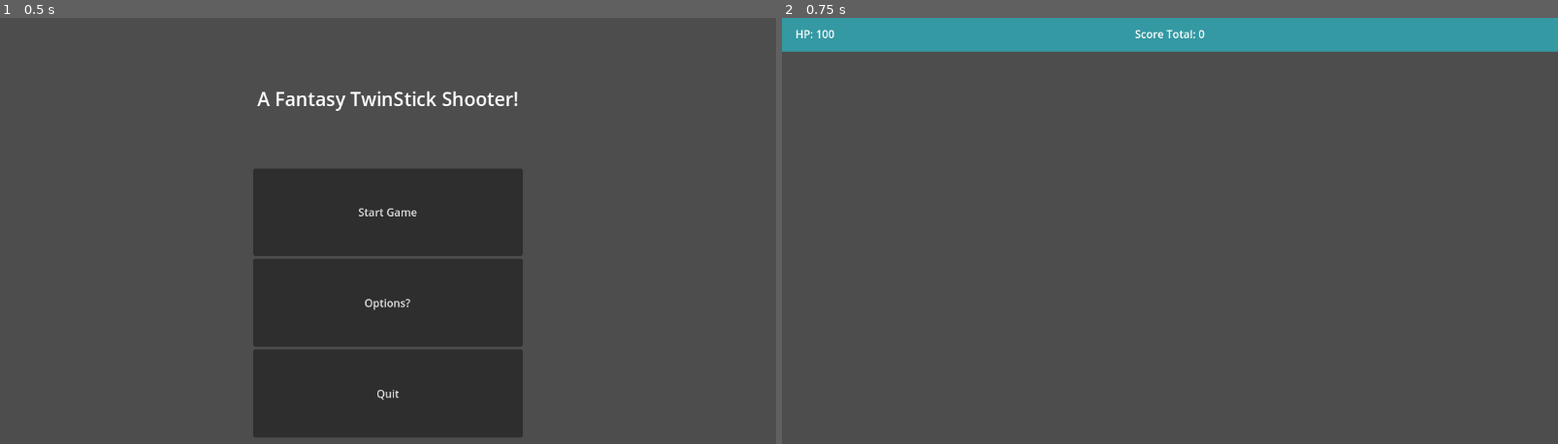
Above: before the commit, frames 1-2 (left to right).
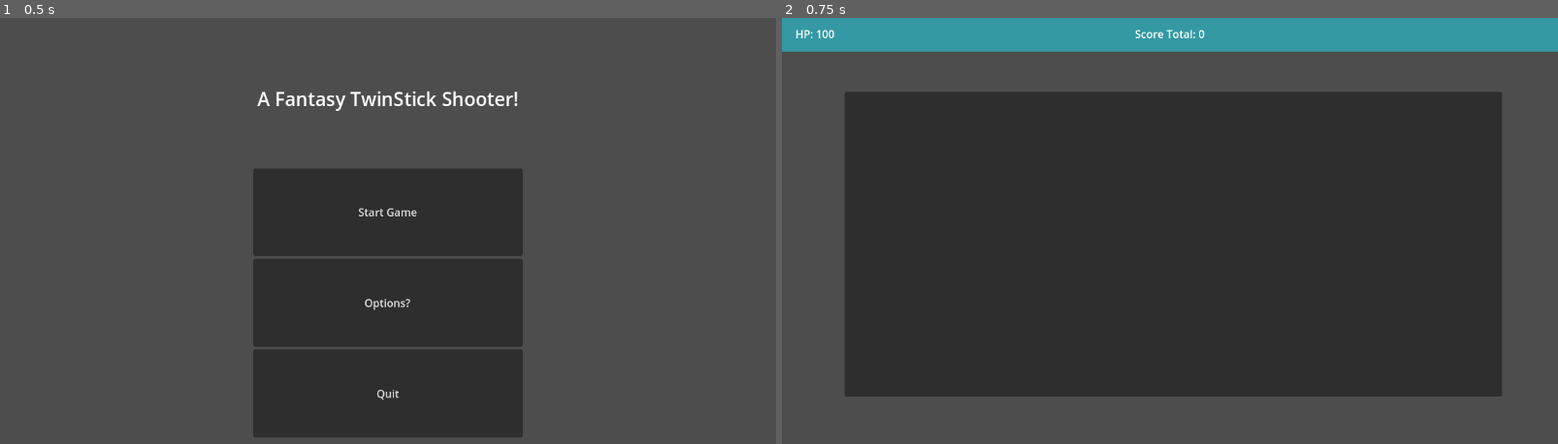
Above: after the commit, the same moments.

Repository: Shadowyish/fantasytss
Game: Godot game, scene res://Assets/Scenes/MainMenu.tscn
The game is run twice, just before and just after one commit, with the same random seed, the same clock (stepped at 60 frames per second) and the same inputs.
Inputs:
- Up to frame 1 (0.5 s): no input
- Up to frame 2 (0.75 s): click "Start Game" at 0.5 s

Frame 1 is identical in both runs. In frame 2, 60% of the frame differs, in the area x 8-93%, y 17-89%.
Error before the commit: Cannot call method 'add_child' on a null value. (res://Assets/Scripts/GameManager.gd:40)
Error after the commit: Cannot call method 'add_child' on a null value. (res://Assets/Scripts/GameManager.gd:46)

Commit message:
editted difficulty thresholds

Diff:
--- a/tss_godot/Assets/Prefabs/GameUI.tscn
+++ b/tss_godot/Assets/Prefabs/GameUI.tscn
@@ -48,3 +48,9 @@
 grow_horizontal = 2
 grow_vertical = 2
 text = "Score Total: 0"
+
+[node name="Panel" type="Panel" parent="CanvasLayer"]
+offset_left = 93.0
+offset_top = 110.0
+offset_right = 1069.0
+offset_bottom = 563.0
--- a/tss_godot/Assets/Prefabs/Wraith.tscn
+++ b/tss_godot/Assets/Prefabs/Wraith.tscn
@@ -258,4 +258,4 @@
 scale = Vector2(1.5, 1.5)
 sprite_frames = SubResource("SpriteFrames_jkuml")
 animation = &"run_left"
-frame_progress = 0.550923
+frame_progress = 0.239874
--- a/tss_godot/Assets/Scripts/GameManager.gd
+++ b/tss_godot/Assets/Scripts/GameManager.gd
@@ -12,8 +12,10 @@
 var score_per_second: int = 5
 var enemy_count: int = 0
 var enemy_max: int = 10 # Max enemies at one time, difficulty increases this
-var spawn_offset: int = -50 # How many pixels offset from the camera border spawns for enemies should occur
-var next_threshold_cap: int = 2500 # the score at which the game first increases difficulty
+var spawn_offset: int = -100 # How many pixels offset from the camera border spawns for enemies should occur
+var next_threshold_cap: int = 1000 # the score at which the game first increases difficulty
+var zombie_threshold: int = 2000 # Second threshold, used to control what score zombies can spawn
+var wraith_threshold: int = 5750 # Fourth threshold, used to control what score wraiths can spawn
 var is_playing = false
 
 func _process(delta):
@@ -21,7 +23,8 @@
 		# camera panning: Smooth follows player
 		camera.position = camera.position.lerp(GameManager.player.position, follow_speed * delta)
 		if enemy_count < enemy_max:
-			spawn_enemies()
+			for i in randi_range(1, enemy_max - enemy_count):
+				spawn_enemies()
 		if player.cur_health > 0:
 			time_passed += delta
 			while(time_passed > 1.0):
@@ -29,6 +32,9 @@
 				increase_score(score_per_second)
 		if game_score > next_threshold_cap:
 			increase_difficulty()
+		if Input.is_action_just_pressed("pause"):
+			Engine.time_scale = 0.0
+			game_mode = GameMode.Pause
 
 func launch_game(map: String):
 	get_tree().change_scene_to_file("res://Assets/Scenes/"+ map)
@@ -71,17 +77,16 @@
 	push_warning("Score now totals: " + str(game_score))
 
 func increase_difficulty():
-	enemy_max += 2
-	spawn_offset -= 5
+	enemy_max += 5
 	score_per_second += 5
-	next_threshold_cap += next_threshold_cap * .5 + 1250
+	next_threshold_cap += next_threshold_cap * .5 + 500
 
 func get_next_enemy():
 	#Spawn only skeletons at the start
-	if next_threshold_cap <= 2500:
+	if next_threshold_cap <= 2000:
 		return load("res://Assets/Prefabs/Skeleton.tscn").instantiate()
 	#Once first threshold reached you can spawn zombies too
-	elif next_threshold_cap <= 5000:
+	elif next_threshold_cap <= 5750:
 		var enemy_rand = randi() % 2
 		match enemy_rand:
 			0:
